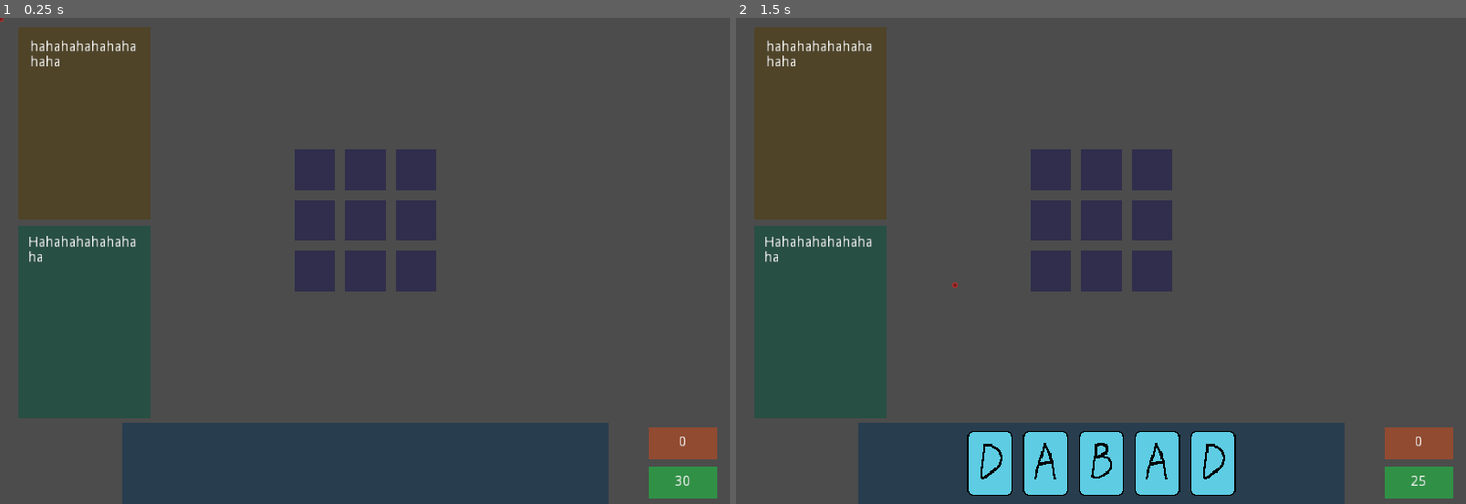
Above: before the commit, frames 1-2 (left to right).
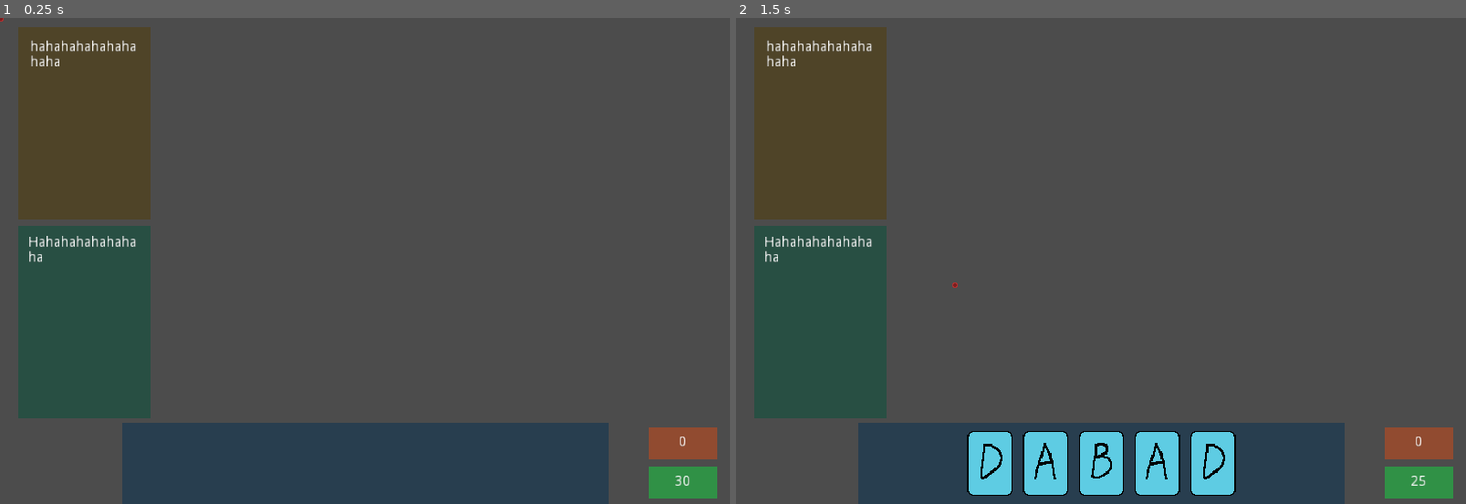
Above: after the commit, the same moments.

Repository: nickykendy/A-Tower-Defense-Game
Game: Godot game, scene res://Levels/World.tscn
Same seed, same stepped clock (60 frames per second), same inputs: the game is played once before the commit and once after it.
Inputs (mouse positions are in pixels of both pictures, inside the frame that each line leads up to):
- Up to frame 1 (0.25 s): no input
- Up to frame 2 (1.5 s): tap Enter (ui_accept) at 0.5, 0.77, 1.25 s; move the mouse to (1261, 236) at 0.52 s; click (1261, 236) at 0.67 s; move the mouse to (955, 285) at 1.27 s; click (955, 285) at 1.42 s

The runs differ from the first frame. In frame 1, 4.2% of the frame differs, in the area x 40-60%, y 27-57%; in frame 2, 4.2%.

Commit message:
ready
delete level, create a tilemap

Diff:
--- a/A_TD_Project/Levels/World.tscn
+++ b/A_TD_Project/Levels/World.tscn
@@ -1,8 +1,7 @@
-[gd_scene load_steps=6 format=2]
+[gd_scene load_steps=5 format=2]
 
 [ext_resource path="res://Scenes/Controller.tscn" type="PackedScene" id=1]
 [ext_resource path="res://Scripts/Player.gd" type="Script" id=2]
-[ext_resource path="res://Scenes/BuildSpace.tscn" type="PackedScene" id=3]
 
 [sub_resource type="Curve2D" id=1]
 _data = {
@@ -121,35 +120,9 @@
 position = Vector2( 480, 0.0220032 )
 curve = SubResource( 2 )
 
-[node name="Base" type="Node2D" parent="."]
-position = Vector2( 300, 140 )
-
-[node name="BuildSpace" parent="Base" instance=ExtResource( 3 )]
-position = Vector2( 10, 10 )
-
-[node name="BuildSpace2" parent="Base" instance=ExtResource( 3 )]
-position = Vector2( 60, 10 )
-
-[node name="BuildSpace3" parent="Base" instance=ExtResource( 3 )]
-position = Vector2( 110, 10 )
-
-[node name="BuildSpace4" parent="Base" instance=ExtResource( 3 )]
-position = Vector2( 10, 60 )
-
-[node name="BuildSpace5" parent="Base" instance=ExtResource( 3 )]
-position = Vector2( 60, 60 )
-
-[node name="BuildSpace6" parent="Base" instance=ExtResource( 3 )]
-position = Vector2( 110, 60 )
-
-[node name="BuildSpace7" parent="Base" instance=ExtResource( 3 )]
-position = Vector2( 10, 110 )
-
-[node name="BuildSpace8" parent="Base" instance=ExtResource( 3 )]
-position = Vector2( 60, 110 )
-
-[node name="BuildSpace9" parent="Base" instance=ExtResource( 3 )]
-position = Vector2( 110, 110 )
+[node name="TileMap" type="TileMap" parent="."]
+cell_size = Vector2( 40, 40 )
+format = 1
 [connection signal="DeckChange" from="Controller" to="Player" method="_on_Controller_DeckChange"]
 [connection signal="PileChange" from="Controller" to="Player" method="_on_Controller_PileChange"]
 [connection signal="SelectChange" from="Controller" to="Player" method="_on_Controller_SelectChange"]
--- a/A_TD_Project/Scripts/Controller.gd
+++ b/A_TD_Project/Scripts/Controller.gd
@@ -25,12 +25,6 @@
 	deck = data.INITDECK
 	deck.shuffle()
 
-#	var spaces = get_tree().get_nodes_in_group("build_space")
-#	if spaces != null:
-#		print(spaces)
-#		for _space in spaces:
-#			_space.connect("body_entered", self, "_on_Area2D_body_entered")
-#			_space.connect("body_exited", self, "_on_Area2D_body_exited")
 
 func _process(delta):
 	# custom cursor
